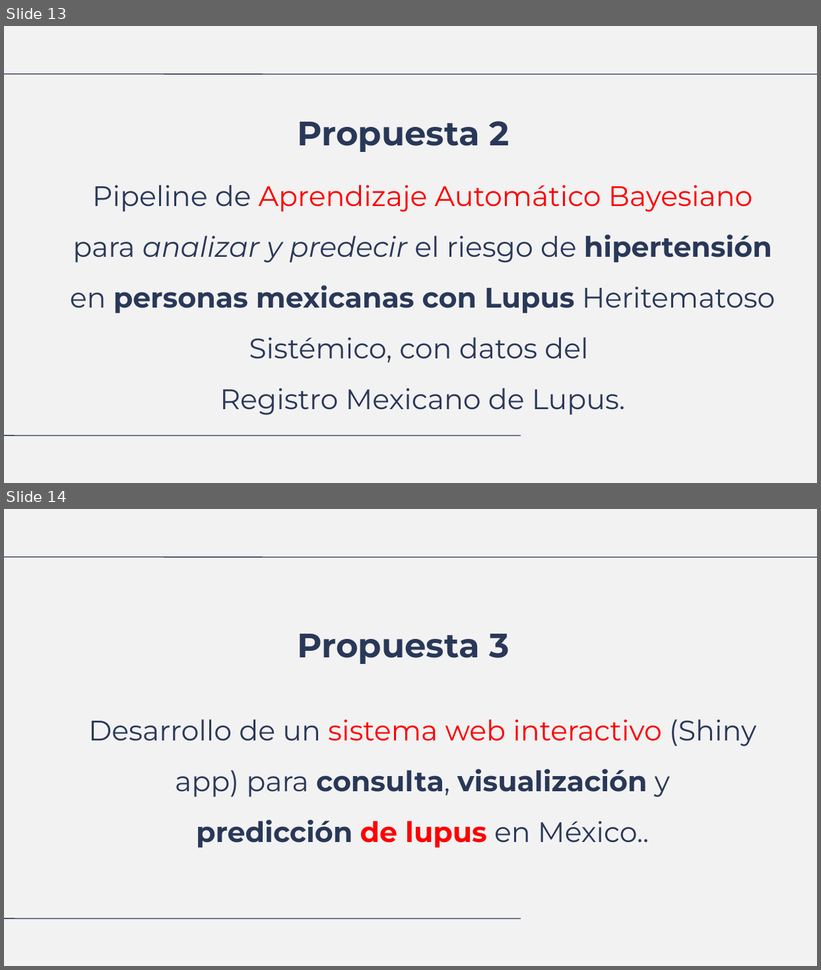
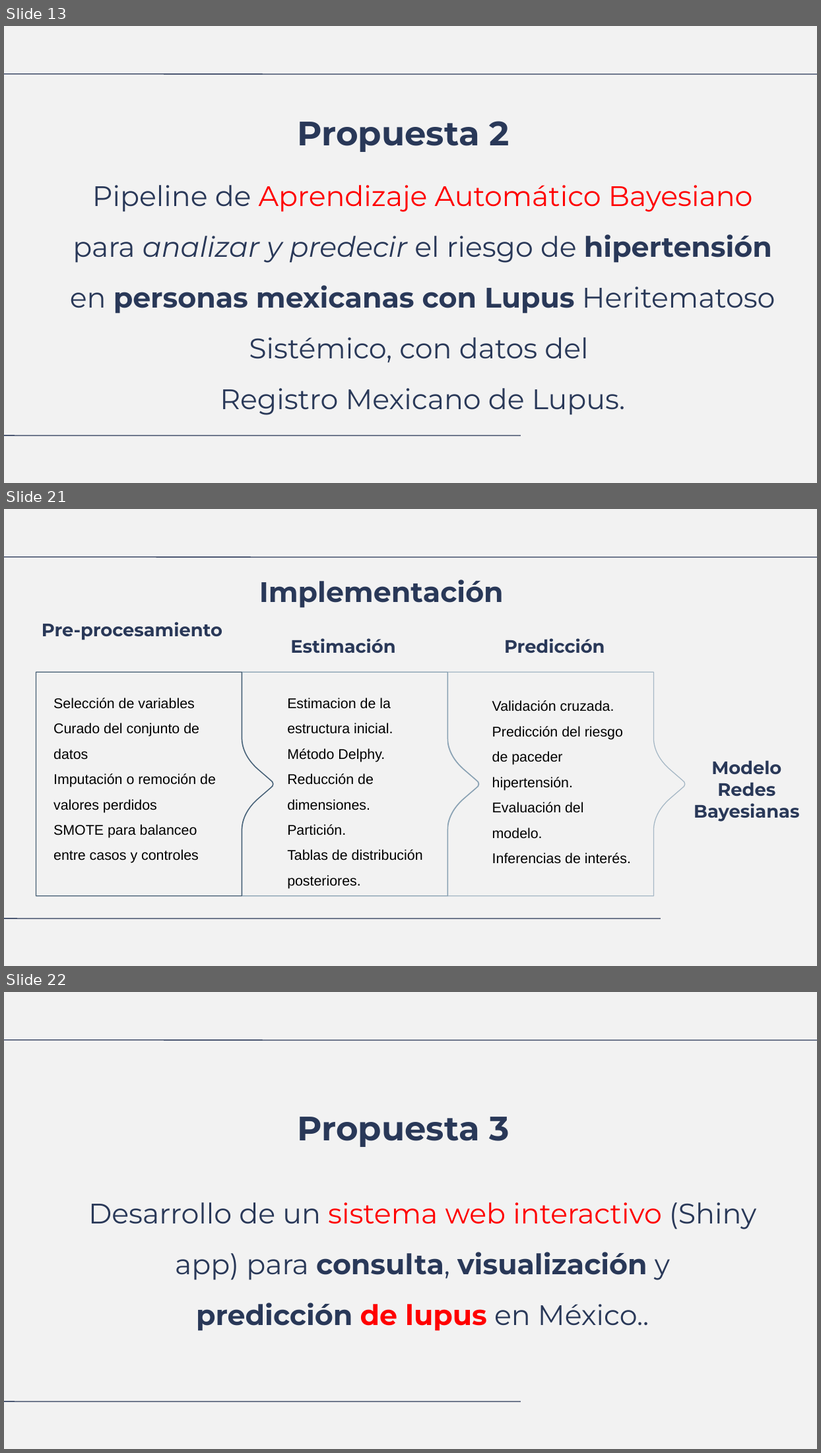
Before and after one commit to LuisDomingo/Proy_Bioinfo_Data_Analysis, a slide deck: index.odp. Shown one above the other, each under a label of ours: slides 13 and 14 before the commit, slides 13, 21 and 22 after it; the slides between them are not shown. The pictures are 821x970 and 821x1453 pixels, drawn with LibreOffice and Linux fonts; fonts in the diff are those of the drawing. Boxes give left, top, right and bottom in pixels: in the first picture for what was removed or moved away, otherwise in the second. Text is boxed around its words. In the diff, an @@ line names an element or a change of style, - is before the commit and + after.

```diff
--- a/index.odp
+++ b/index.odp
@@ slide 21 added at bbox=[4, 509, 817, 966], background #F2F2F2 @@
@@ line added from (4, 557) to (817, 557), #293858 0.74 pt @@
@@ title added at bbox=[259, 580, 504, 608], 25 pt, text #293858, bold @@
+Implementación
@@ title added at bbox=[42, 622, 222, 640], 16 pt, text #293858, bold @@
+Pre-procesamiento
@@ title added at bbox=[290, 638, 395, 654], 16 pt, text #293858, bold @@
+Estimación
@@ title added at bbox=[504, 638, 605, 653], 16 pt, text #293858, bold @@
+Predicción
@@ freeform shape added at bbox=[36, 673, 274, 897], outline #445D73 0.74 pt @@
@@ freeform shape added at bbox=[242, 673, 480, 897], outline #869FB1 0.74 pt @@
@@ freeform shape added at bbox=[448, 673, 686, 897], outline #A5B7C5 0.74 pt @@
@@ text added at bbox=[54, 698, 216, 863], 12.5 pt, text #000000 @@
+Selección de variables
+Curado del conjunto de datos
+Imputación o remoción de valores perdidos
+SMOTE para balanceo entre casos y controles
@@ text added at bbox=[287, 698, 423, 889], 12.5 pt, text #000000 @@
+Estimacion de la estructura inicial.
+Método Delphy.
+Reducción de dimensiones.
+Partición.
+Tablas de distribución posteriores.
@@ text added at bbox=[492, 700, 631, 864], 12.5 pt, text #000000 @@
+Validación cruzada.
+Predicción del riesgo de paceder hipertensión.
+Evaluación del modelo.
+Inferencias de interés.
@@ title added at bbox=[694, 760, 799, 822], 16 pt, text #293858, bold @@
+Modelo
+Redes
+Bayesianas
@@ line added from (4, 919) to (660, 919), #293858 0.74 pt @@
@@ what was slide 14 is now slide 22 @@
```
Also in this commit, not shown: 3 slides changed, 7 other slides added, 37 other files.
